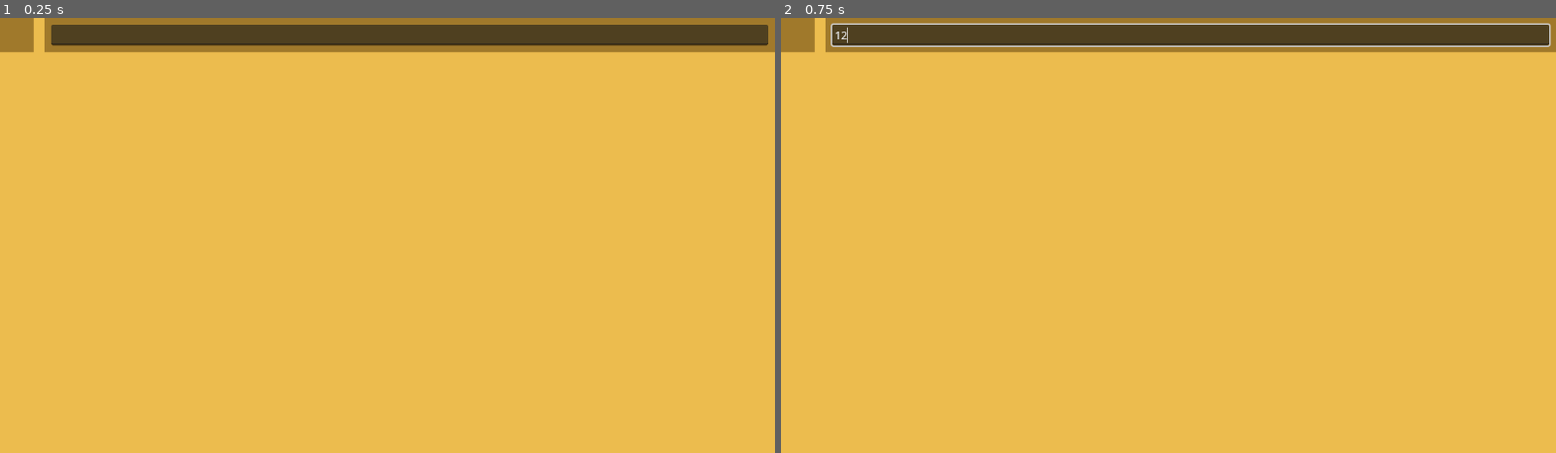
Above: before the commit, frames 1-2 (left to right).
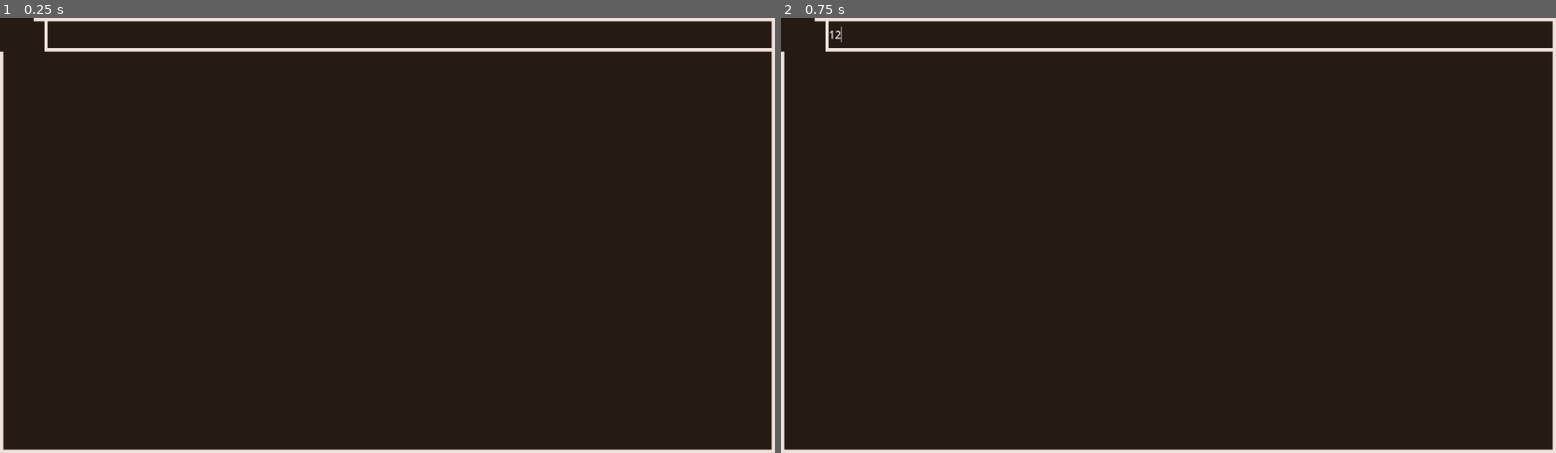
Above: after the commit, the same moments.

Repository: HBuminY/ipucu-app
Game: Godot game, scene res://scenes/card.tscn
Same seed, same stepped clock (60 frames per second), same inputs: the game is played once before the commit and once after it. This scene is started directly instead of the project's main scene.
Inputs (mouse positions are in pixels of both pictures, inside the frame that each line leads up to):
- Up to frame 1 (0.25 s): no input
- Up to frame 2 (0.75 s): click (1191, 35) at 0.52 s; type "12" at 0.6 s

The runs differ from the first frame. In frame 1, 100% of the frame differs, in the area x 0-100%, y 0-100%; in frame 2, 100%.
Error in both runs: Invalid call. Nonexistent function 'set_focus' in base 'Nil'. (res://scripts/card.gd:8)

Commit message:
col controller scroll on element focus added and theme change

Diff:
--- a/ipucu-app-src/scenes/card.tscn
+++ b/ipucu-app-src/scenes/card.tscn
@@ -16,6 +16,13 @@
 theme_type_variation = &"card"
 script = ExtResource("1_6u4wf")
 
+[node name="MarginContainer" type="MarginContainer" parent="." unique_id=1996063768]
+layout_mode = 2
+theme_type_variation = &"margin_small"
+
+[node name="ColorRect" type="Panel" parent="MarginContainer" unique_id=1372245087]
+layout_mode = 2
+
 [node name="ScrollContainer" type="ScrollContainer" parent="." unique_id=1615302827]
 layout_mode = 2
 horizontal_scroll_mode = 0
@@ -31,7 +38,6 @@
 [node name="PanelContainer2" type="PanelContainer" parent="ScrollContainer/VBoxContainer/HBoxContainer" unique_id=1519073078]
 custom_minimum_size = Vector2(50, 0)
 layout_mode = 2
-theme_type_variation = &"card_item"
 
 [node name="Label" type="Label" parent="ScrollContainer/VBoxContainer/HBoxContainer/PanelContainer2" unique_id=1132804182]
 unique_name_in_owner = true
@@ -43,7 +49,7 @@
 custom_minimum_size = Vector2(0, 50)
 layout_mode = 2
 size_flags_horizontal = 3
-theme_type_variation = &"card_item"
+theme_type_variation = &"card"
 
 [node name="MarginContainer" type="MarginContainer" parent="ScrollContainer/VBoxContainer/HBoxContainer/PanelContainer" unique_id=1450246554]
 layout_mode = 2
--- a/ipucu-app-src/scenes/card_item.tscn
+++ b/ipucu-app-src/scenes/card_item.tscn
@@ -11,7 +11,7 @@
 
 [node name="PanelContainer" type="PanelContainer" parent="." unique_id=1847449653]
 layout_mode = 2
-theme_type_variation = &"card_item"
+theme_type_variation = &"card"
 
 [node name="MarginContainer" type="MarginContainer" parent="PanelContainer" unique_id=2126459145]
 layout_mode = 2
@@ -19,7 +19,7 @@
 
 [node name="HBoxContainer" type="HBoxContainer" parent="PanelContainer/MarginContainer" unique_id=1289479792]
 layout_mode = 2
-theme_type_variation = &"card_item"
+theme_type_variation = &"HBox_small"
 
 [node name="LineEdit" type="LineEdit" parent="PanelContainer/MarginContainer/HBoxContainer" unique_id=773715684]
 unique_name_in_owner = true
--- a/ipucu-app-src/screens/app.tscn
+++ b/ipucu-app-src/screens/app.tscn
@@ -3,7 +3,7 @@
 [ext_resource type="PackedScene" uid="uid://b056eoi2dg04x" path="res://scenes/columns.tscn" id="1_60tri"]
 [ext_resource type="Script" uid="uid://chdaa312gcy16" path="res://screens/label.gd" id="2_i5783"]
 
-[node name="PanelContainer" type="PanelContainer" unique_id=1399209643]
+[node name="app" type="PanelContainer" unique_id=1399209643]
 anchors_preset = 15
 anchor_right = 1.0
 anchor_bottom = 1.0
@@ -16,6 +16,7 @@
 layout_mode = 2
 
 [node name="Label" type="Label" parent="." unique_id=2116455918]
+visible = false
 layout_mode = 2
 size_flags_vertical = 0
 script = ExtResource("2_i5783")
--- a/ipucu-app-src/scripts/card.gd
+++ b/ipucu-app-src/scripts/card.gd
@@ -7,6 +7,15 @@
 func _ready() -> void:
 	Focus.set_focus(self)
 	%Label.text=str(Project.add_card(self))
+
+func get_col_controller() -> ColController:
+	var current_parent = self.get_parent()
+	while current_parent != null:
+		if current_parent is ColController:
+			return current_parent
+		current_parent = current_parent.get_parent()
+	return null
+
 
 func _unhandled_input(event: InputEvent) -> void:
 	if Focus.focused_node==self:
@@ -41,6 +50,11 @@
 				Focus.set_focus(card_items[0])
 				get_viewport().set_input_as_handled()
 
+		if event.is_action_pressed("navigate_up"):
+			if not card_items.is_empty():
+				Focus.set_focus(card_items[card_items.size()-1])
+				get_viewport().set_input_as_handled()
+
 		if event.is_action_pressed("enter_selected"):
 			if %LineEdit.has_focus():
 				call_deferred('grab_focus')
--- a/ipucu-app-src/scripts/columns.gd
+++ b/ipucu-app-src/scripts/columns.gd
@@ -1,6 +1,9 @@
 extends ScrollContainer
-class_name col_controller
+class_name ColController
 const card_scn = preload("res://scenes/card.tscn");
+
+@export_range(0,30) var scroll_speed: float = 10.0
+var target_scroll: float = 0.0
 
 func _ready() -> void:
 	Focus.set_bg_node(self);
@@ -14,3 +17,15 @@
 		if event.is_action_pressed("navigate_jump") && Project.cards.size()>0:
 			Focus.set_focus(Project.cards[0])
 			get_viewport().set_input_as_handled()
+
+func _process(delta: float) -> void:
+	# Smoothly slide toward the target every frame
+	scroll_horizontal = int(lerp(float(scroll_horizontal), target_scroll, scroll_speed*delta))
+
+func smoothly_scroll_to(node:Control, margin:int):
+	print('trying to scroll')
+	var current_scroll = scroll_horizontal
+	ensure_control_visible(node)
+	target_scroll = scroll_horizontal
+	scroll_horizontal = current_scroll
+	target_scroll += sign(target_scroll - current_scroll) * margin
--- a/ipucu-app-src/singletons/focus_controller.gd
+++ b/ipucu-app-src/singletons/focus_controller.gd
@@ -6,16 +6,26 @@
 @export var focusable_classes:Array[String]=[]
 
 class OutlineDrawer extends Control:
-	var outline_color: Color = Color.CYAN
-	var thickness: float = 3.0
+	var outline_color: Color = Color(1, 1, 1, 1)
+	var thickness: float = 4
+	var fill_color: Color = Color(0, 1, 1, 0.03)
+	var corner_radius: int = 12 # Radius in pixels for the rounded corners
+
 	func _ready() -> void:
 		mouse_filter = Control.MOUSE_FILTER_IGNORE
 		set_anchors_and_offsets_preset(Control.PRESET_FULL_RECT)
 		if get_parent() is Control:
 			get_parent().resized.connect(queue_redraw)
+
 	func _draw() -> void:
 		var rect = Rect2(Vector2.ZERO, size)
-		draw_rect(rect, outline_color, false, thickness)
+		var style_box = StyleBoxFlat.new()
+		style_box.bg_color = fill_color
+		style_box.border_color = outline_color
+		style_box.set_border_width_all(thickness)
+		style_box.set_corner_radius_all(corner_radius)
+		draw_style_box(style_box, rect)
+
 
 func get_node_class_name(node: Node) -> String:
 	if not node:
@@ -27,8 +37,7 @@
 			return custom_name
 	return node.get_class()
 
-
-func set_outline(node: Control, state: bool, color: Color = Color.CYAN, thickness: float = 3.0) -> void:
+func set_outline(node: Control, state: bool, color: Color = Color(1,1,1,0.5) , thickness: float = 5.0) -> void:
 	if not is_instance_valid(node):
 		return
 	var drawer = node.get_node_or_null("__OutlineDrawer__")
@@ -63,11 +72,17 @@
 	focused_node=null;
 
 func set_focus(node:Control):
-	if !focused_node == node:
+	if !focused_node == node and is_instance_valid(node):
 		set_outline(focused_node, false);
 		focused_node=node;
 		set_outline(node, true);
-		node.call_deferred('grab_focus')
+		node.call_deferred('grab_focus');
+		#static check if on app/columns for smooth scroll
+		var col_controller:ColController = get_node_or_null("/root/app/columns")
+		if col_controller != null:
+			await get_tree().process_frame
+			col_controller.smoothly_scroll_to(node, 50);
+			print(str(col_controller.target_scroll))
 
-func set_bg_node(node:Node):
+func set_bg_node(node:Control):
 		_bg_node=node;
--- a/ipucu-app-src/themes/default_theme.tres
+++ b/ipucu-app-src/themes/default_theme.tres
@@ -1,34 +1,46 @@
 [gd_resource type="Theme" format=3 uid="uid://d4biapflfo04b"]
 
+[sub_resource type="StyleBoxFlat" id="StyleBoxFlat_6u4wf"]
+bg_color = Color(0.14901961, 0.105882354, 0.078431375, 1)
+
+[sub_resource type="StyleBoxFlat" id="StyleBoxFlat_d81rb"]
+bg_color = Color(0.14901961, 0.105882354, 0.078431375, 1)
+
+[sub_resource type="StyleBoxFlat" id="StyleBoxFlat_8fdng"]
+bg_color = Color(0.14901961, 0.105882354, 0.078431375, 1)
+
 [sub_resource type="StyleBoxFlat" id="StyleBoxFlat_i5783"]
-bg_color = Color(0.67204124, 0.787009, 0.7703163, 1)
+bg_color = Color(0.14901961, 0.105882354, 0.078431375, 1)
 
 [sub_resource type="StyleBoxFlat" id="StyleBoxFlat_3qxrq"]
-bg_color = Color(0.9262112, 0.7377252, 0.30484578, 1)
+bg_color = Color(0.92831075, 0.8808137, 0.85173744, 1)
 
-[sub_resource type="StyleBoxFlat" id="StyleBoxFlat_e2632"]
-bg_color = Color(0.6251578, 0.47440583, 0.16899318, 1)
+[sub_resource type="StyleBoxFlat" id="StyleBoxFlat_takhu"]
+bg_color = Color(0.14901961, 0.105882354, 0.078431375, 1)
 
-[sub_resource type="StyleBoxFlat" id="StyleBoxFlat_d81rb"]
+[sub_resource type="StyleBoxFlat" id="StyleBoxFlat_mpelh"]
 bg_color = Color(0.5098309, 0.92146057, 0.42399722, 1)
 
 [resource]
 HBoxContainer/constants/separation = 16
+HBox_small/base_type = &"HBoxContainer"
+HBox_small/constants/separation = 5
 Label/font_sizes/font_size = 32
+LineEdit/styles/focus = SubResource("StyleBoxFlat_6u4wf")
+LineEdit/styles/normal = SubResource("StyleBoxFlat_d81rb")
 MarginContainer/constants/margin_bottom = 20
 MarginContainer/constants/margin_left = 20
 MarginContainer/constants/margin_right = 20
 MarginContainer/constants/margin_top = 20
+Panel/styles/panel = SubResource("StyleBoxFlat_8fdng")
 PanelContainer/styles/panel = SubResource("StyleBoxFlat_i5783")
 card/base_type = &"PanelContainer"
 card/styles/panel = SubResource("StyleBoxFlat_3qxrq")
-card_item/base_type = &"PanelContainer"
-card_item/constants/separation = 16
-card_item/styles/panel = SubResource("StyleBoxFlat_e2632")
 margin_small/base_type = &"MarginContainer"
-margin_small/constants/margin_bottom = 10
-margin_small/constants/margin_left = 10
-margin_small/constants/margin_right = 10
-margin_small/constants/margin_top = 10
+margin_small/constants/margin_bottom = 5
+margin_small/constants/margin_left = 5
+margin_small/constants/margin_right = 5
+margin_small/constants/margin_top = 5
 toggle_button/base_type = &"Button"
-toggle_button/styles/pressed = SubResource("StyleBoxFlat_d81rb")
+toggle_button/styles/normal = SubResource("StyleBoxFlat_takhu")
+toggle_button/styles/pressed = SubResource("StyleBoxFlat_mpelh")
